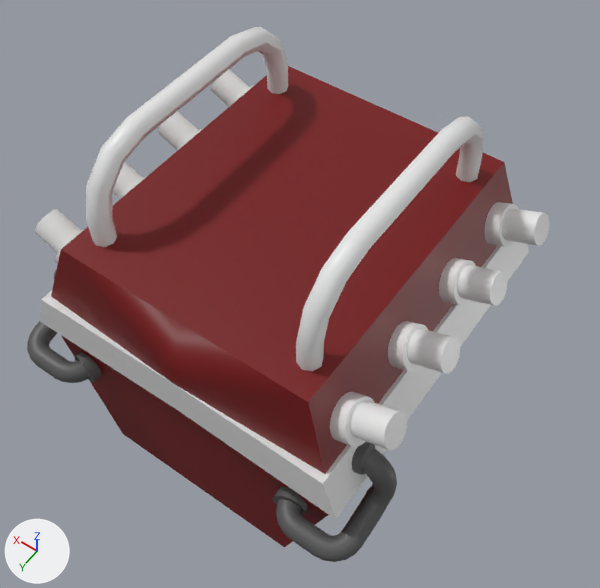
An edit to the FBX model Assets/Meshes/Generator.fbx, drawn before and after from the same camera.
Both versions are drawn from a camera (50 mm lens) standing at (-1.73, 2.39, 5.69) and looking at (-0.14, 0.16, 2.19). The lights are fixed; the arrows at lower left show +X, +Y and +Z. Where no turn or scale is listed for an object, it has been applied to the vertices.
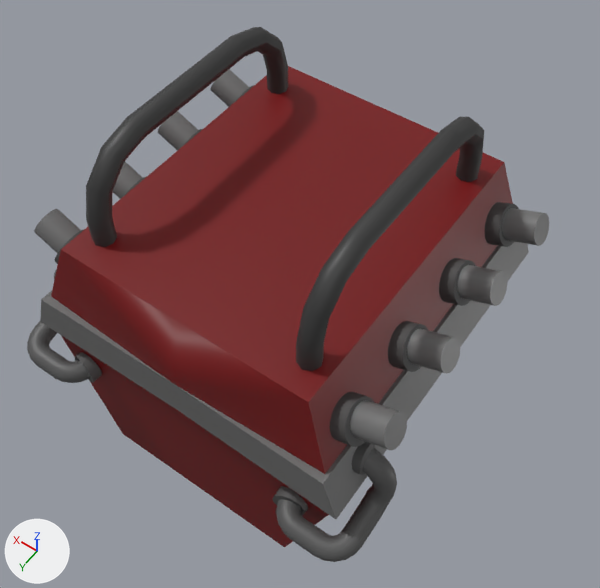
Boxes (x1, y1, x2, y2) around the edits, measured in the pictures (600 x 588 px):
'Cube.002', recoloured: (40, 66, 529, 519) in both
'Cube', recoloured (white to black): (86, 27, 484, 371) in both
'Cylinder', recoloured: (34, 69, 549, 450) in both
'Cylinder.001', recoloured (grey to black): (55, 85, 518, 447) in both

The edits, one by one:
Material 'Material.004' (mat_material_004) changes colour from white #e7e7e7 to grey #727272; in linear values from (0.8, 0.8, 0.8) to (0.168, 0.168, 0.168).
Material 'Material.001' (mat_material_001) changes colour from white #e7e7e7 to grey #707070; in linear values from (0.8, 0.8, 0.8) to (0.163, 0.163, 0.163).
Material 'Material.003' (mat_material_003) changes colour from white #e7e7e7 to dark grey #4c4c4c; in linear values from (0.8, 0.8, 0.8) to (0.0732, 0.0732, 0.0732).
Material 'Material' (mat_material) changes colour from white #e7e7e7 to black #363636; in linear values from (0.8, 0.8, 0.8) to (0.0374, 0.0374, 0.0374).
